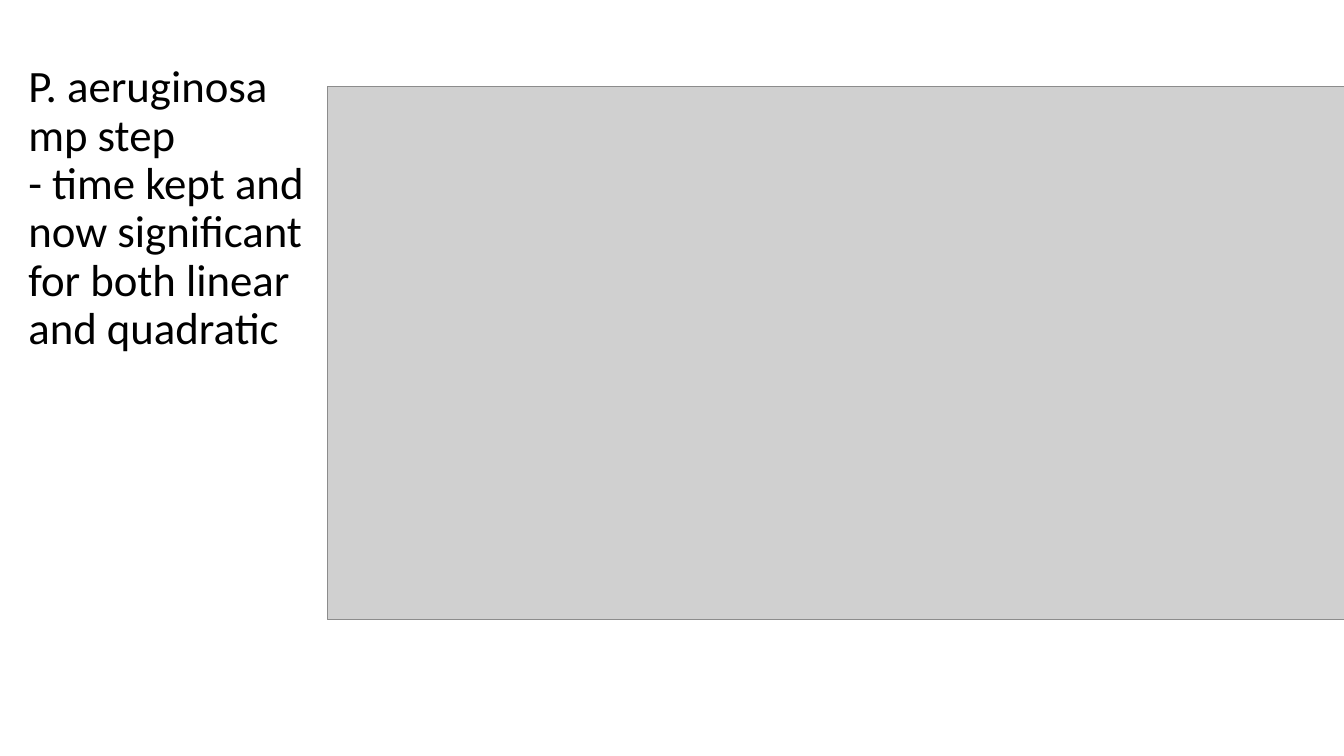
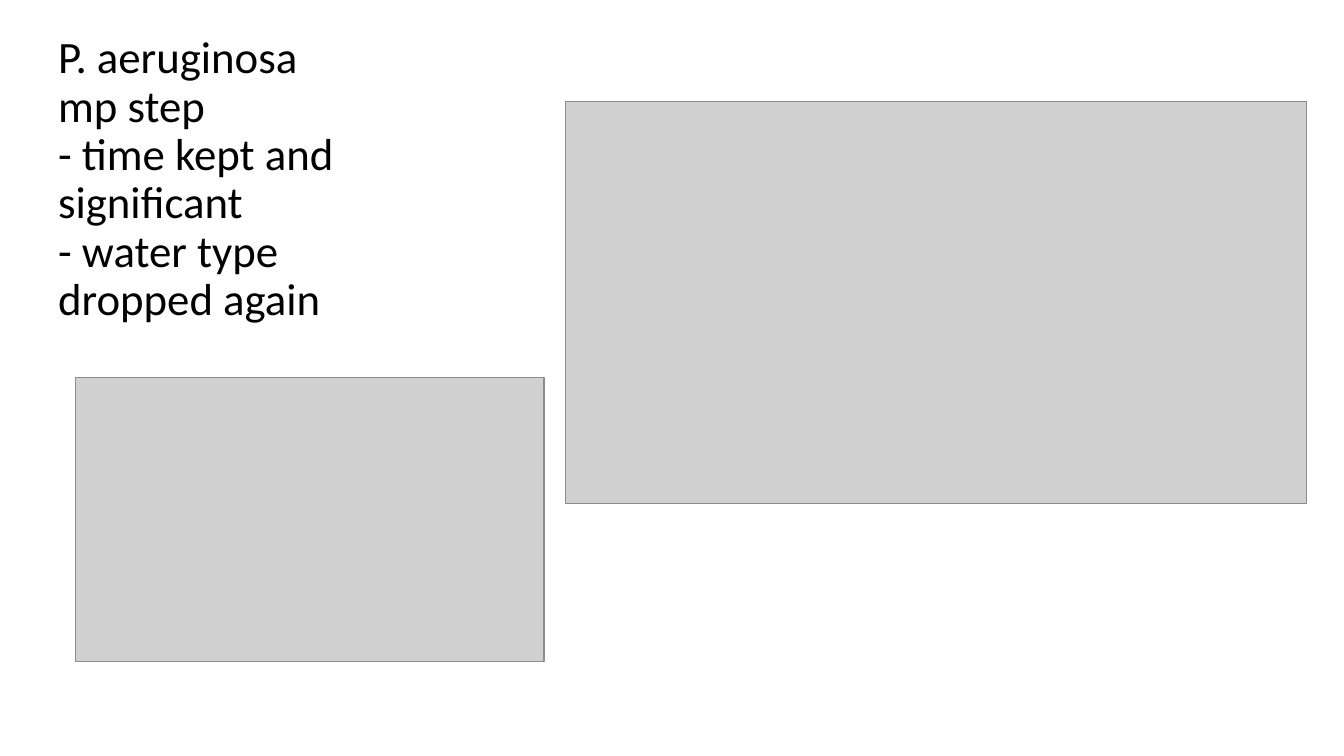
Before and after one commit to microbial-genomics/eytcheson_microplastics, a slide deck: slide 16 of pptx/glm_microplastics_water_v3.pptx (slide 15 before the commit). Drawn at 1344x756 pixels with LibreOffice and Linux fonts; fonts in the diff are those of the drawing; grey boxes stand for pictures. Boxes give left, top, right and bottom in pixels: in the first picture for what was removed or moved away, otherwise in the second. Text is boxed around its words. In the diff, an @@ line names an element or a change of style, - is before the commit and + after.

```diff
--- a/pptx/glm_microplastics_water_v3.pptx
+++ b/pptx/glm_microplastics_water_v3.pptx
@@ title at [58,42,334,323]: text changed @@
-P. aeruginosa mp step
-- time kept and now significant for both linear and quadratic
+P. aeruginosa mp step
+- time kept and significant
+- water type dropped again
@@ picture: place and size @@
-picture at [328,87,1344,620]
+picture at [566,102,1307,504]
@@ picture added at [76,378,543,662] @@
```
Also in this commit, not shown: 26 other slides changed, 2 slides added, 8 other files.
